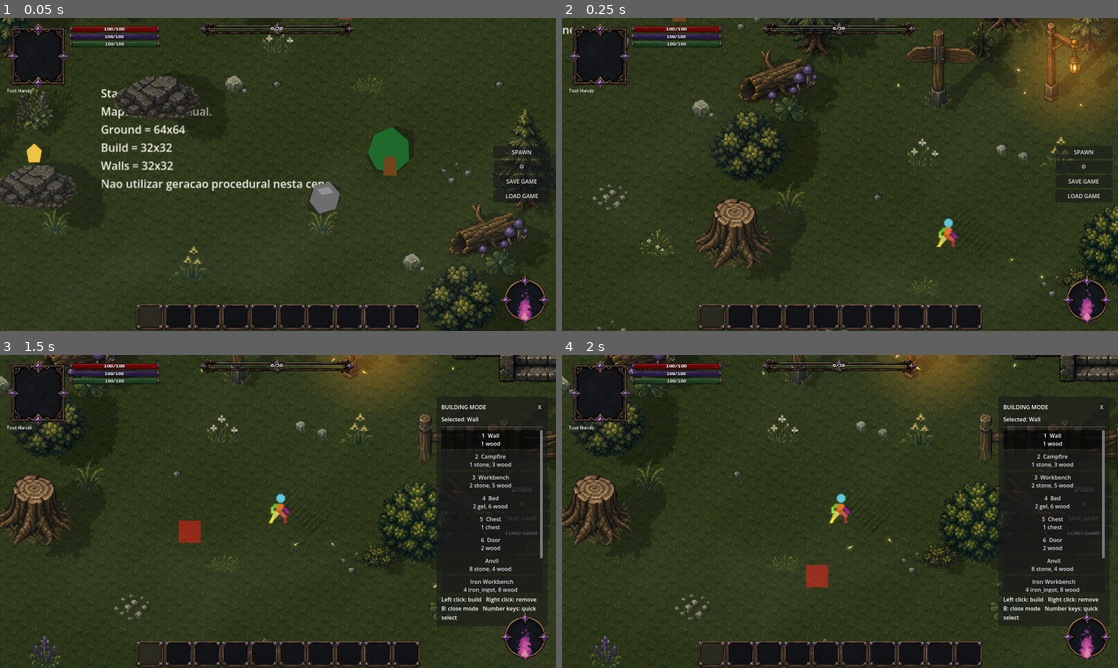
Above: before the commit, frames 1-4 (two rows, left to right).
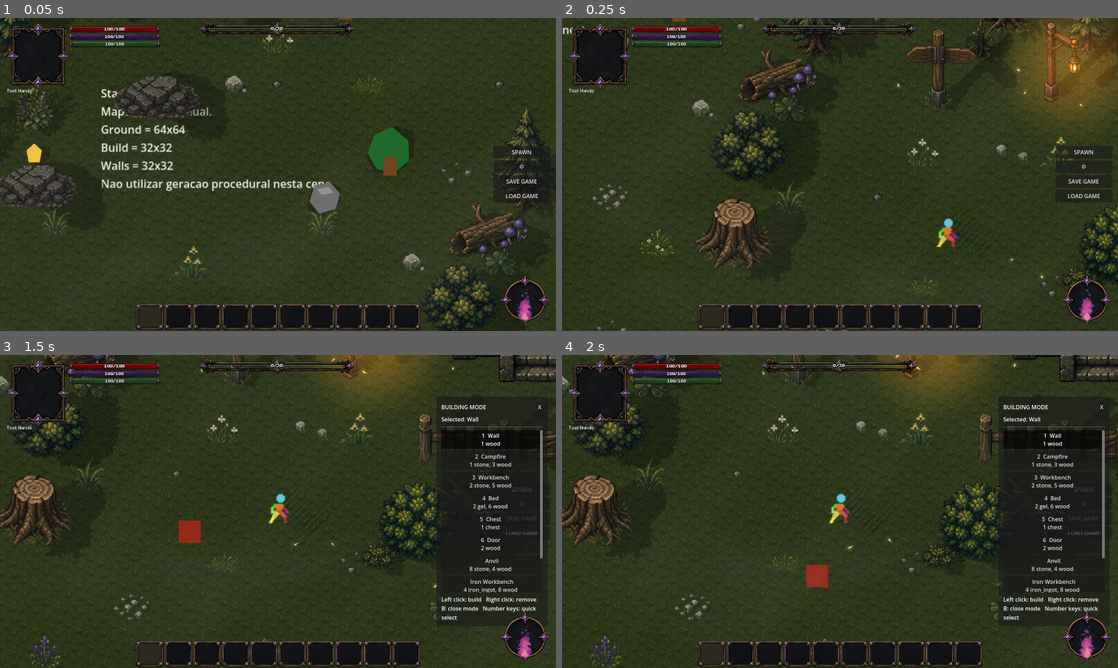
Above: after the commit, the same moments.

Repository: ramonsamagaio/Oathwake-Main
Game: Godot game, scene res://scenes/game/Game.tscn
Two runs of this game, one before a commit and one after it. Both use one fixed random seed, a clock stepped at 60 frames per second and the inputs below. This scene is started directly instead of the project's main scene.
Inputs (mouse positions are in pixels of both pictures, inside the frame that each line leads up to):
- Up to frame 1 (0.05 s): no input
- Up to frame 2 (0.25 s): no input
- Up to frame 3 (1.5 s): tap Enter at 0.5 s; move the mouse to (400, 495) at 0.52 s; hold D 0.53-1.25 s; tap B at 0.6 s; click (400, 495) at 0.67 s; tap Space at 0.77 s; drag from (166, 527) to (250, 574) at 1.27 s
- Up to frame 4 (2 s): no input

The runs differ from the first frame. In frame 1, 0.4% of the frame differs, in the area x 0-99%, y 0-100%; in frame 2, 0.4%; in frame 3, 0.3%; in frame 4, 0.3%.

Commit message:
Anchor ambient particles to world space

Diff:
--- a/scripts/effects/AmbientParticleField.gd
+++ b/scripts/effects/AmbientParticleField.gd
@@ -16,11 +16,15 @@
 	_area_size = _vector_from_value(_config.get("area_size", {}), Vector2(900.0, 520.0))
 	_area_size.x = maxf(_area_size.x, 64.0)
 	_area_size.y = maxf(_area_size.y, 64.0)
+	if is_inside_tree() and (_anchor == null or not is_instance_valid(_anchor)):
+		_anchor = get_tree().get_first_node_in_group("player") as Node2D
 	_reset_particles()
 
 
 func _ready() -> void:
 	_rng.randomize()
+	top_level = true
+	global_position = Vector2.ZERO
 	z_as_relative = false
 	z_index = int(_config.get("z_index", 3600))
 	_anchor = get_tree().get_first_node_in_group("player") as Node2D
@@ -33,8 +37,9 @@
 	_time += delta
 	if _anchor == null or not is_instance_valid(_anchor):
 		_anchor = get_tree().get_first_node_in_group("player") as Node2D
-	if _anchor != null:
-		global_position = _anchor.global_position.round()
+	# This canvas remains fixed in world space. The player is used only as the
+	# center of the recycling area, never as the transform of the particles.
+	global_position = Vector2.ZERO
 	_update_night_strength()
 	_update_particles(delta)
 	queue_redraw()
@@ -89,10 +94,11 @@
 
 
 func _add_particles(kind: String, count: int, min_size: float, max_size: float) -> void:
+	var center := _get_anchor_position()
 	for _index in range(count):
 		_particles.append({
 			"kind": kind,
-			"position": Vector2(
+			"position": center + Vector2(
 				_rng.randf_range(-_area_size.x * 0.5, _area_size.x * 0.5),
 				_rng.randf_range(-_area_size.y * 0.5, _area_size.y * 0.5)
 			),
@@ -106,6 +112,7 @@
 	var wind := Vector2(10.0, 1.0)
 	if _wind_source != null and is_instance_valid(_wind_source) and _wind_source.has_method("get_wind_vector"):
 		wind = _wind_source.call("get_wind_vector")
+	var recycle_center := _get_anchor_position()
 	for index in range(_particles.size()):
 		var particle := _particles[index]
 		var kind := str(particle.get("kind", "pollen"))
@@ -120,21 +127,40 @@
 				position_value += (wind * (0.55 + seed * 0.18) + Vector2(0.0, 5.0) + drift * 2.0) * delta
 			_:
 				position_value += (wind * 0.12 + drift * 3.2 + Vector2(0.0, -0.8)) * delta
-		particle["position"] = _wrap_position(position_value)
+		particle["position"] = _wrap_position(position_value, recycle_center)
 		_particles[index] = particle
 
 
-func _wrap_position(value: Vector2) -> Vector2:
+func _wrap_position(value: Vector2, center: Vector2) -> Vector2:
 	var half := _area_size * 0.5
-	if value.x < -half.x:
+	var minimum := center - half
+	var maximum := center + half
+	if value.x < minimum.x:
 		value.x += _area_size.x
-	elif value.x > half.x:
+	elif value.x > maximum.x:
 		value.x -= _area_size.x
-	if value.y < -half.y:
+	if value.y < minimum.y:
 		value.y += _area_size.y
-	elif value.y > half.y:
+	elif value.y > maximum.y:
 		value.y -= _area_size.y
 	return value
+
+
+func _get_anchor_position() -> Vector2:
+	if _anchor != null and is_instance_valid(_anchor):
+		return _anchor.global_position.round()
+	return Vector2.ZERO
+
+
+func get_particle_world_positions() -> Array[Vector2]:
+	var result: Array[Vector2] = []
+	for particle in _particles:
+		result.append(particle.get("position", Vector2.ZERO) as Vector2)
+	return result
+
+
+func is_world_anchored() -> bool:
+	return top_level and global_position.is_zero_approx()
 
 
 func _update_night_strength() -> void:
